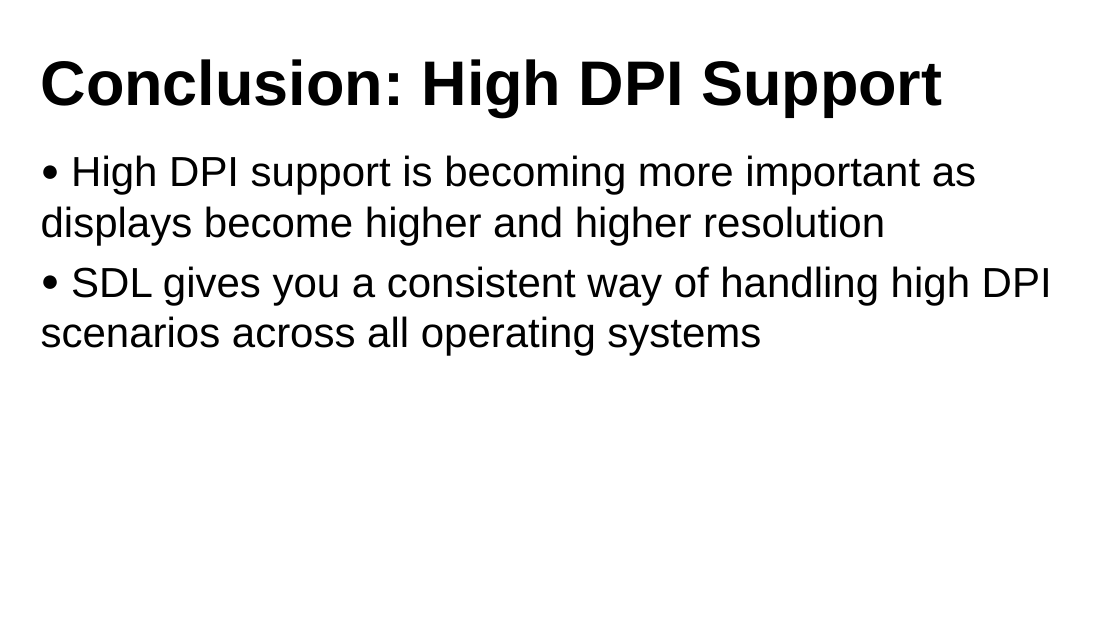
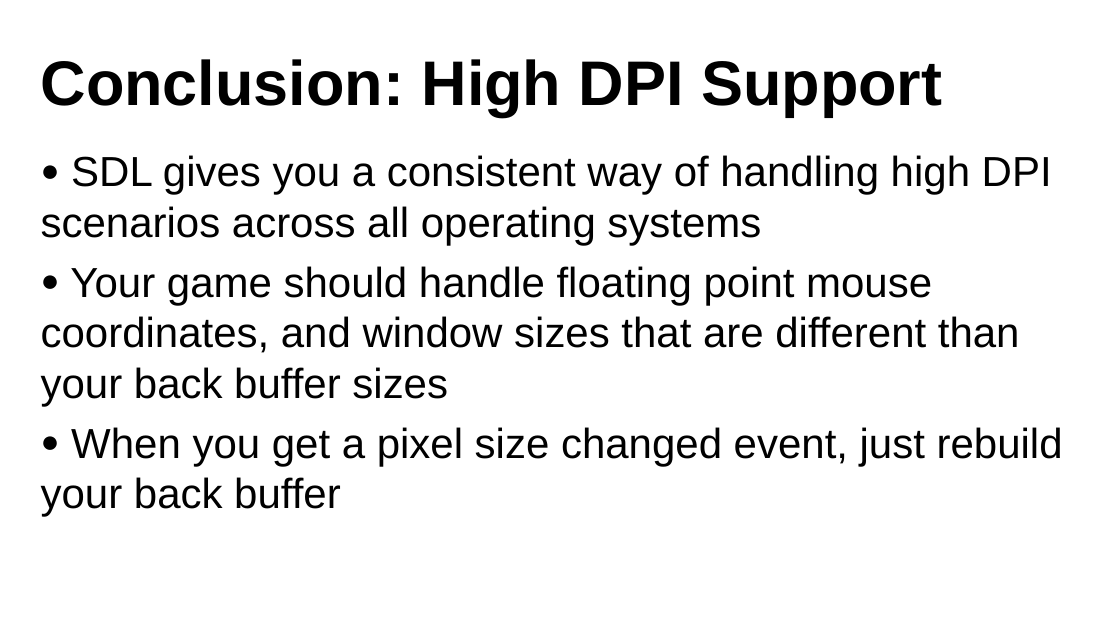
Before and after one commit to libsdl-org/sdlweb, a slide deck: slide 33 of gdc2023/GDC23_Presentation_SDL.pptx. Drawn at 1120x630 pixels with LibreOffice and Linux fonts; fonts in the diff are those of the drawing; background and template pictures are left out. Boxes give left, top, right and bottom in pixels: in the first picture for what was removed or moved away, otherwise in the second. Text is boxed around its words. In the diff, an @@ line names an element or a change of style, - is before the commit and + after.

```diff
--- a/gdc2023/GDC23_Presentation_SDL.pptx
+++ b/gdc2023/GDC23_Presentation_SDL.pptx
@@ text at bbox=[41, 155, 976, 245]: paragraph removed @@
-● High DPI support is becoming more important as displays become higher and higher resolution
@@ text at bbox=[41, 266, 1063, 517]: paragraphs added @@
+● Your game should handle floating point mouse coordinates, and window sizes that are different than your back buffer sizes
+● When you get a pixel size changed event, just rebuild your back buffer
```
Also in this commit, not shown: 7 other slides changed, 3 slides added, 3 slides removed.
